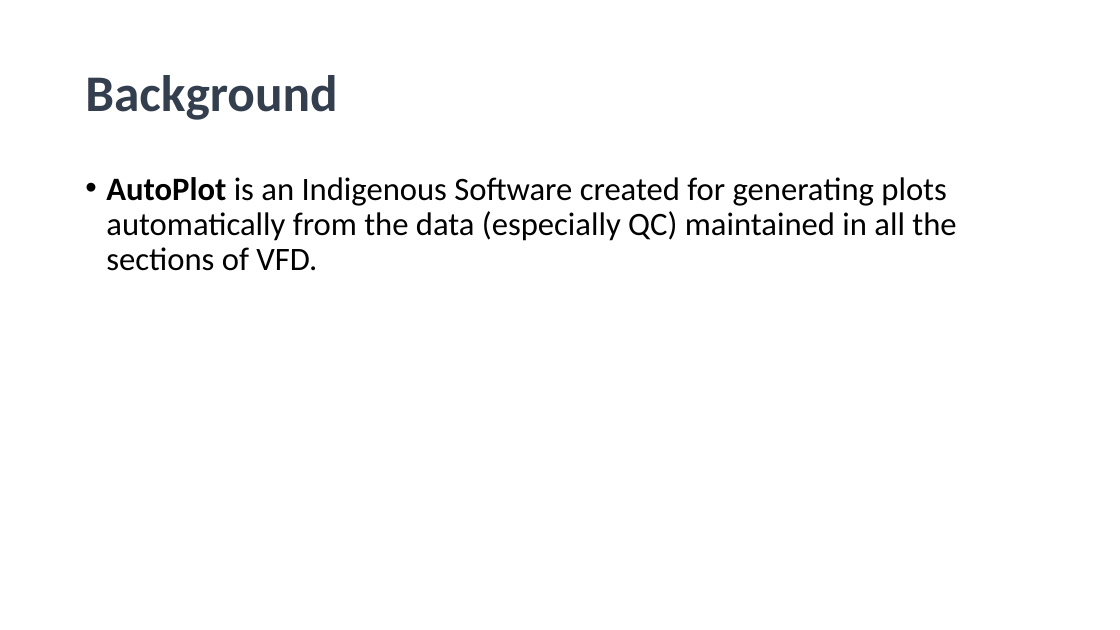
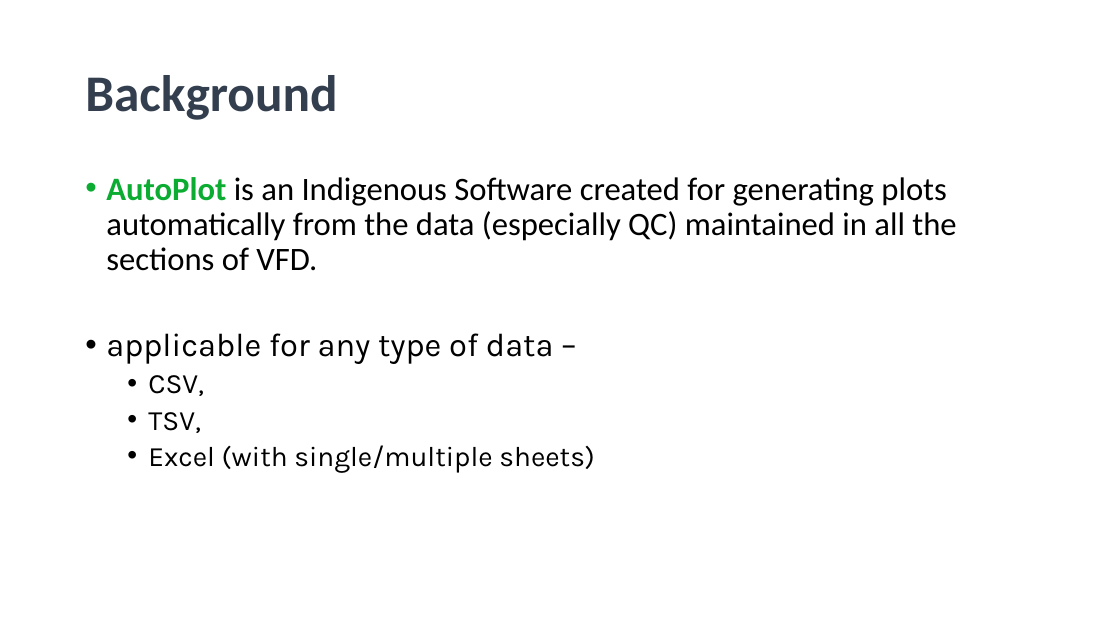
Before and after one commit to abhi3700/AutoPlot, a slide deck: slide 3 of sessions/1/AutoPlot_session_1.pptx. Drawn at 1120x630 pixels with LibreOffice and Linux fonts; fonts in the diff are those of the drawing; background and template pictures are left out. Boxes give left, top, right and bottom in pixels: in the first picture for what was removed or moved away, otherwise in the second. Text is boxed around its words. In the diff, an @@ line names an element or a change of style, - is before the commit and + after.

```diff
--- a/sessions/1/AutoPlot_session_1.pptx
+++ b/sessions/1/AutoPlot_session_1.pptx
@@ text at (x1=106, y1=177, x2=956, y2=271): text colour #000000 to #0CAC32 in "AutoPlot" @@
@@ text at (x1=106, y1=333, x2=594, y2=472): paragraphs added @@
+• applicable for any type of data –
+  • CSV,
+  • TSV,
+  • Excel (with single/multiple sheets)
```
Also in this commit, not shown: 4 other slides changed, 5 slides added, 7 other files.
